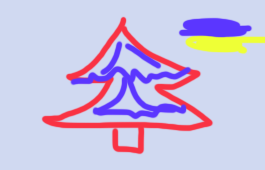
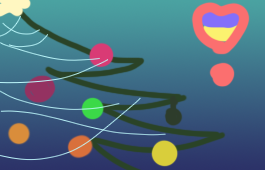
The second 265×170 image is a revision of the first. Changes to its layers:
painted on "Layer 1" over (0, 0, 265, 170)
added layer "Gradient Fill 1" above "Layer 2" over (0, 0, 265, 170)
added layer "Layer 2" above "name" over (0, 0, 265, 170)
